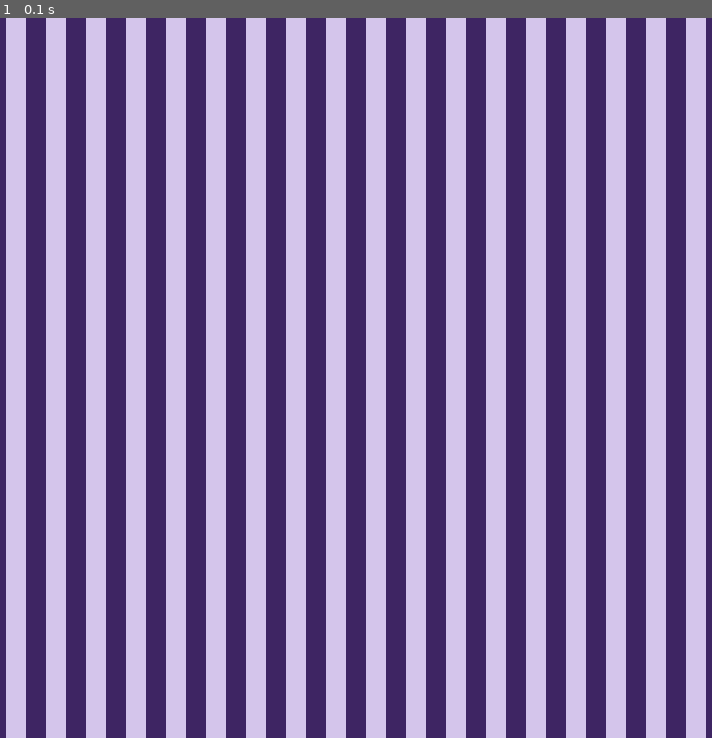
Above: before the commit, frame 1.
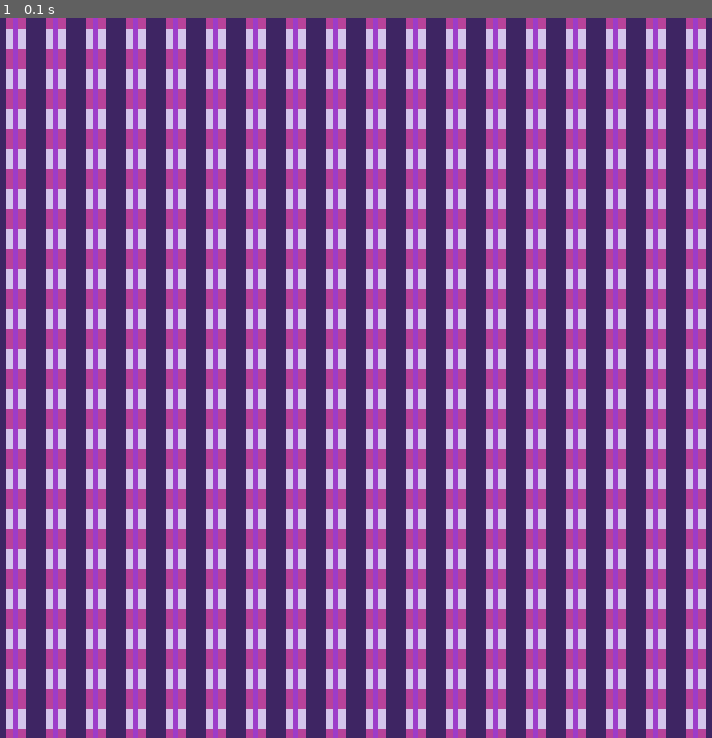
Above: after the commit, the same moment.

Repository: Thara-9258/Pygame-Labs
Game: pygame game, started from PlaidCode.py
Two runs of this game, one before a commit and one after it. Both use one fixed random seed, a clock stepped at 60 frames per second and the inputs below.
Inputs:
- Up to frame 1 (0.1 s): no input

The runs differ from the first frame. In frame 1, 32% of the frame differs, in the area x 0-100%, y 0-100%.

Commit message:
Update PlaidCode.py

Diff:
--- a/PlaidCode.py
+++ b/PlaidCode.py
@@ -13,7 +13,10 @@
 BLUE = (0,0,255)
 WHITE = (255,255,255)
 LAVENDAR = (212, 197, 235)
-DARK_PRUPLE = (62, 37, 99)
+DARK_PURPLE = (62, 37, 99)
+VIOLET_PURPLE = (157, 60, 201)
+DARK_PINK = (184, 66, 154)
+PERWINKLE = (181, 190, 245)
 
 #---------Declaring width and Height--------------#
 windowWidth = 720
@@ -23,20 +26,41 @@
 running = True
 while running:
 
-#---------EVENTS----------------------------------#
+#-------------------------------EVENTS----------------------------------#
     for event in pygame.event.get():
         if event.type == pygame.QUIT:
             running = False
 
 
     window.fill(LAVENDAR)
+#---------------Horizontal Lines------------#
+    y = 0
 
+    while y <= windowHeight:
+
+        pygame.draw.line(window, DARK_PINK, (0, y,), (windowWidth, y), 20)
+
+        y += 40 #spacing of the pattern
+
+
+#-------------Vertical Lines----------------#
     x = 0
+
     while x <= windowWidth:
-        pygame.draw.line(window, DARK_PRUPLE, (x, 0), (x, windowHeight), 20)
-        # pygame.draw.line(window, GREEN, (x+4, 0), (x+4, windowHeight), 2)
-        x += 40 #spacing of pattern
 
+        pygame.draw.line(window, DARK_PURPLE, (x, 0), (x, windowHeight), 20)
+        pygame.draw.line(window, VIOLET_PURPLE, (x+20, 0), (x+20, windowHeight), 5)
+
+        x += 40 #spacing of then pattern
+#------------Diaganol Lines------------------#
+
+#    start_x = 0
+#    start_y = 0
+
+#    while start_x <= windowWidth:
+#        pygame.draw.line(window, PERWINKLE, (start_x,0), (start_x+windowHeight, windowHeight), 10)
+
+#        start_x += 40
 
 #---------Display------------------------#
     pygame.display.flip()
